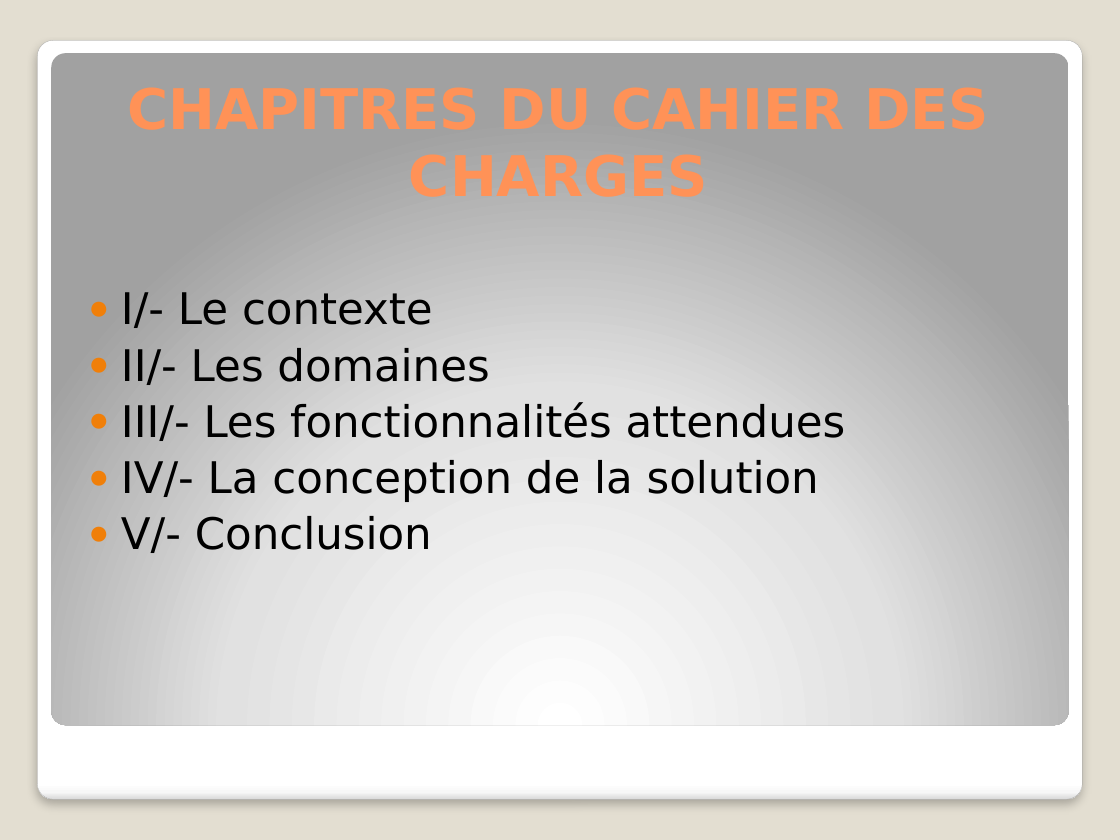
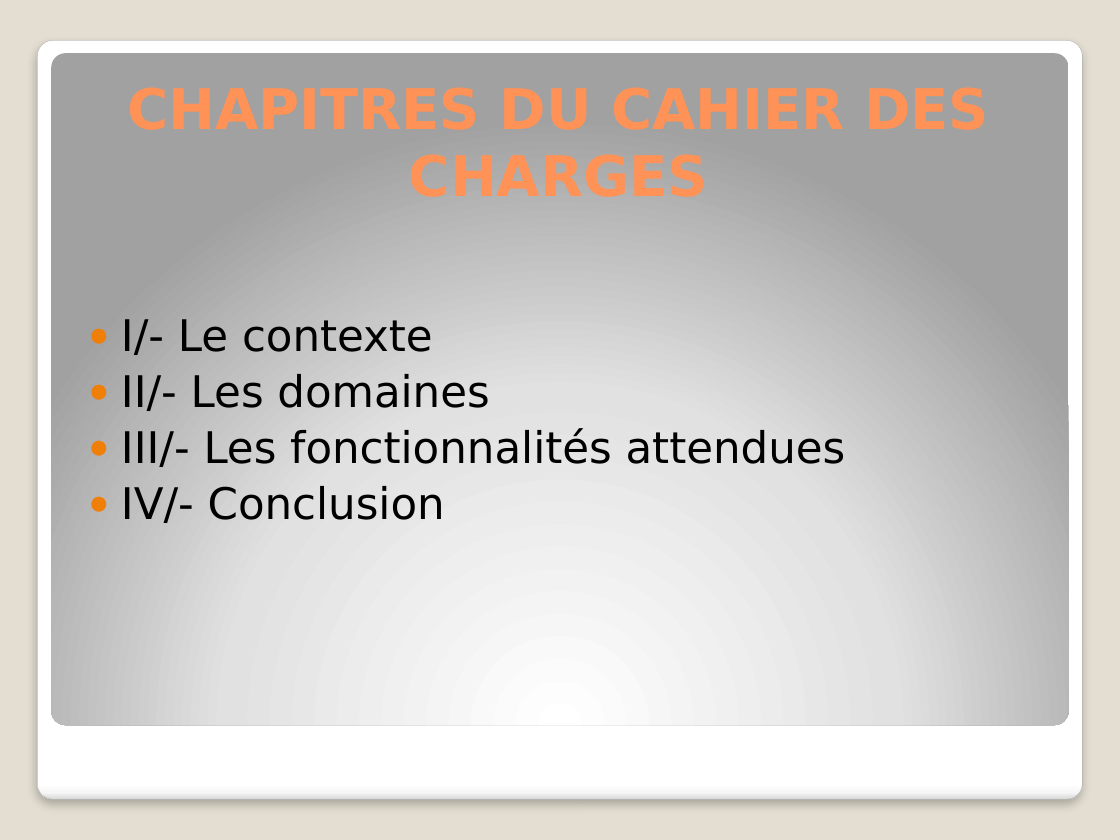
Before and after one commit to QAWIProject/QAWIProject, a slide deck: slide 2 of UML/PROJET UML FINAL.pptx. Drawn at 1120x840 pixels with LibreOffice and Linux fonts; fonts in the diff are those of the drawing. Boxes give left, top, right and bottom in pixels: in the first picture for what was removed or moved away, otherwise in the second. Text is boxed around its words. In the diff, an @@ line names an element or a change of style, - is before the commit and + after.

```diff
--- a/UML/PROJET UML FINAL.pptx
+++ b/UML/PROJET UML FINAL.pptx
@@ text "I/- Le contexte": place and size @@
-text "I/- Le contexte" at (121, 292, 846, 553)
+text "I/- Le contexte" at (121, 319, 846, 523)
@@ text at (121, 486, 445, 523): text changed @@
-● IV/- La conception de la solution
-● V/- Conclusion
+● IV/- Conclusion
```
Also in this commit, not shown: 3 other slides changed, 3 slides removed.
